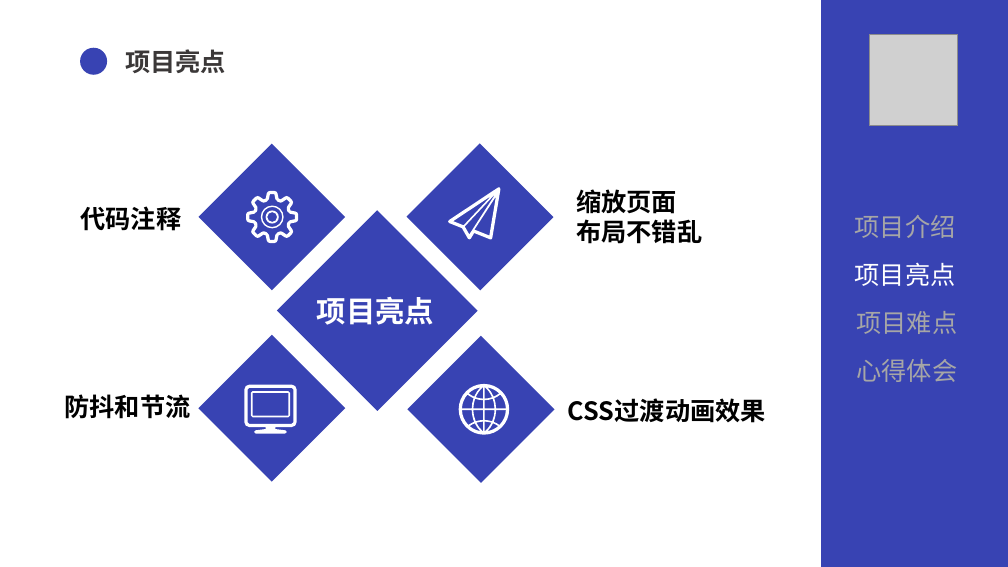
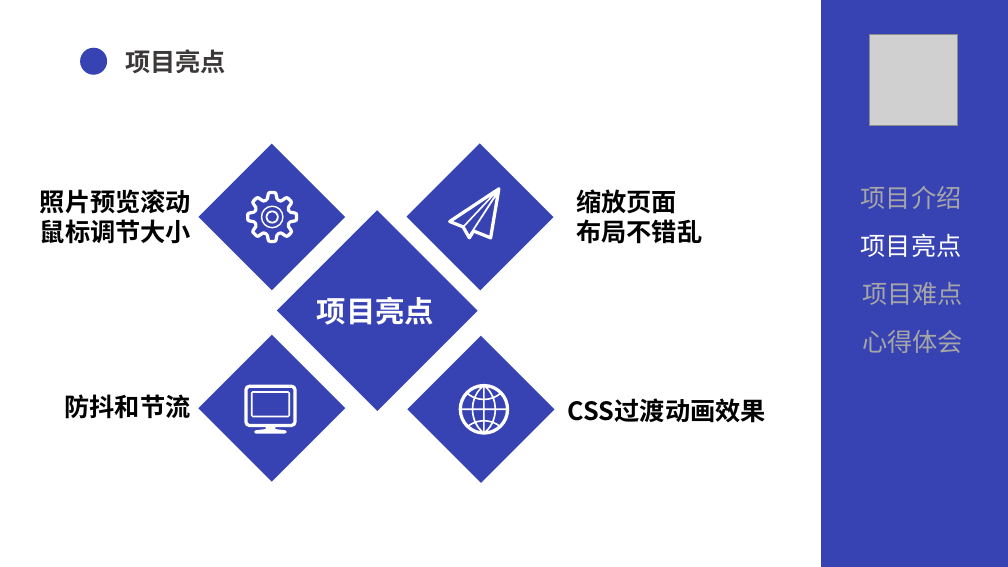
Before and after one commit to zhiyuxinxuan/QG_FinalTest, a slide deck: slide 8 of others/QG汇报.pptx. Drawn at 1008x567 pixels with LibreOffice and Linux fonts; fonts in the diff are those of the drawing; grey boxes stand for pictures. Boxes give left, top, right and bottom in pixels: in the first picture for what was removed or moved away, otherwise in the second. Text is boxed around its words. In the diff, an @@ line names an element or a change of style, - is before the commit and + after.

```diff
--- a/others/QG汇报.pptx
+++ b/others/QG汇报.pptx
@@ text at [40,189,191,244]: text changed @@
-代码注释
+照片预览滚动鼠标调节大小
@@ 4 texts: place and size @@
-4 texts at [855,215,957,382]
+4 texts at [861,186,963,353]
```
Also in this commit, not shown: 7 other slides changed, 2 slides added, 1 slide removed, 7 other files.
